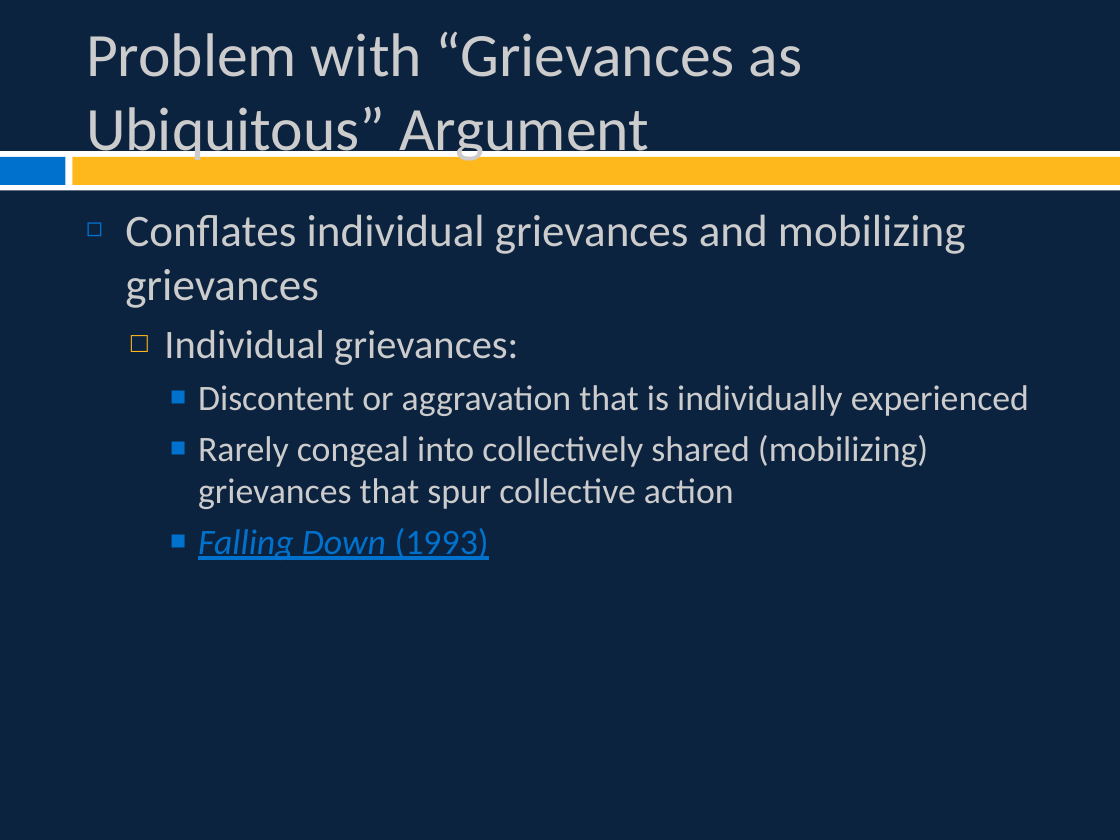
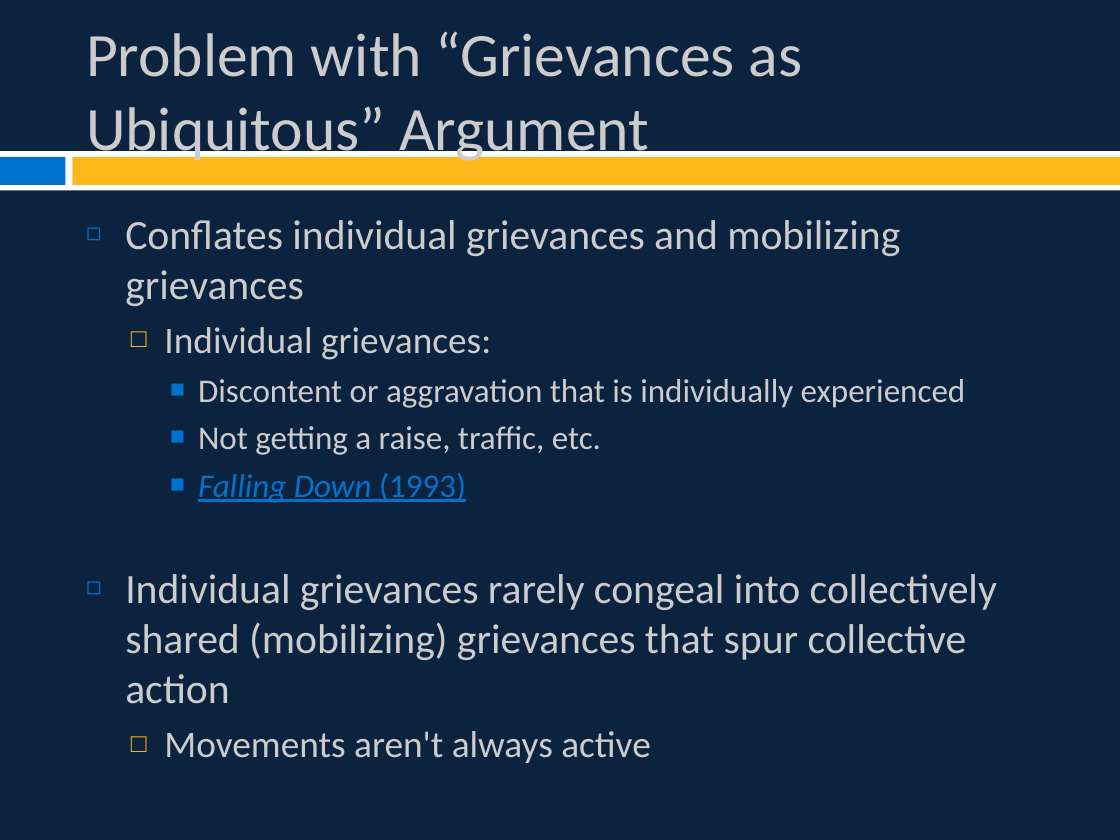
Before and after one commit to burrelvannjr/movements_csuf, a slide deck: slide 7 of ppts/Chapter 2 Slides.pptx. Drawn at 1120x840 pixels with LibreOffice and Linux fonts; fonts in the diff are those of the drawing. Boxes give left, top, right and bottom in pixels: in the first picture for what was removed or moved away, otherwise in the second. Text is boxed around its words. In the diff, an @@ line names an element or a change of style, - is before the commit and + after.

```diff
--- a/ppts/Chapter 2 Slides.pptx
+++ b/ppts/Chapter 2 Slides.pptx
@@ text at (125,220,966,503): size 29 to 26.8 pt in "Conflates individual grievances and mobilizing grievances"; size 26 to 24.1 pt in "Individual grievances:"; size 23 to 21.3 pt in "Discontent or aggravation that is individually experienced", "Falling Down (1993)" @@
@@ text at (198,426,601,455): text changed; size 23 to 21.3 pt @@
-    ■ Rarely congeal into collectively shared (mobilizing) grievances that spur collective action
+    ■ Not getting a raise, traffic, etc.
@@ text at (125,574,997,763): paragraphs added @@
+◻ Individual grievances rarely congeal into collectively shared (mobilizing) grievances that spur collective action
+  □ Movements aren't always active
```
Also in this commit, not shown: 8 other slides changed, 5 slides added.
